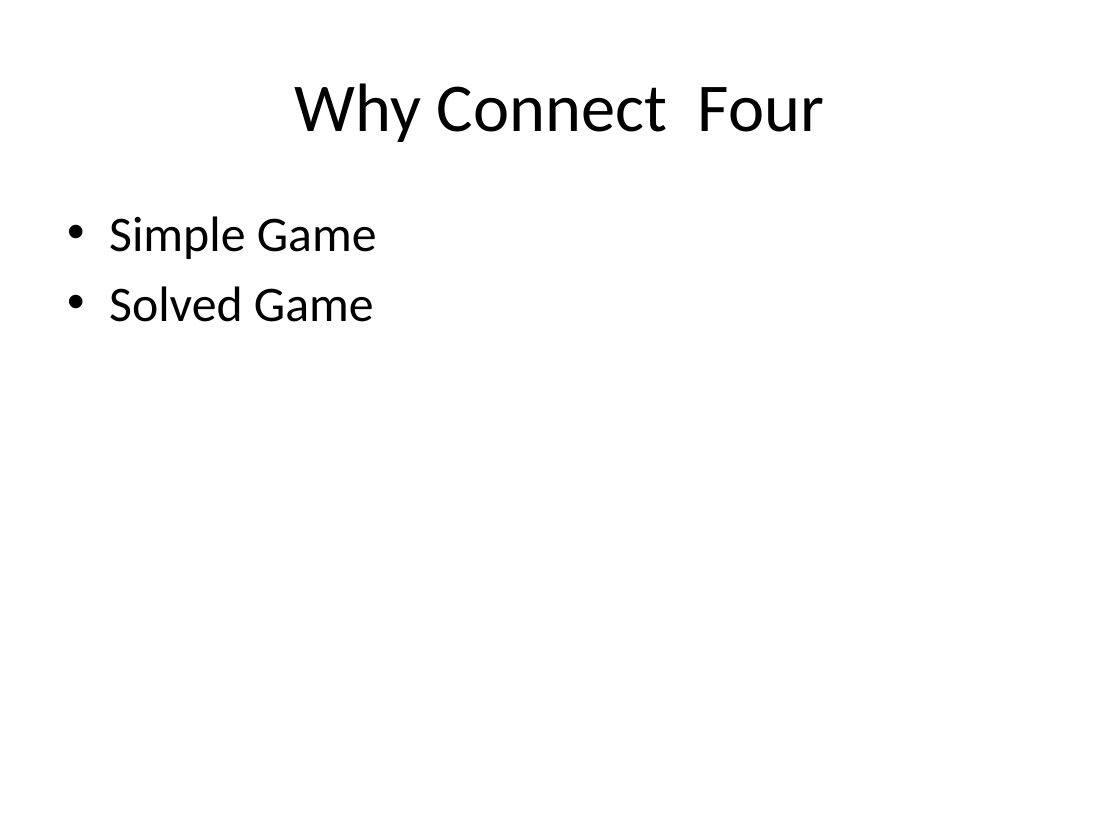
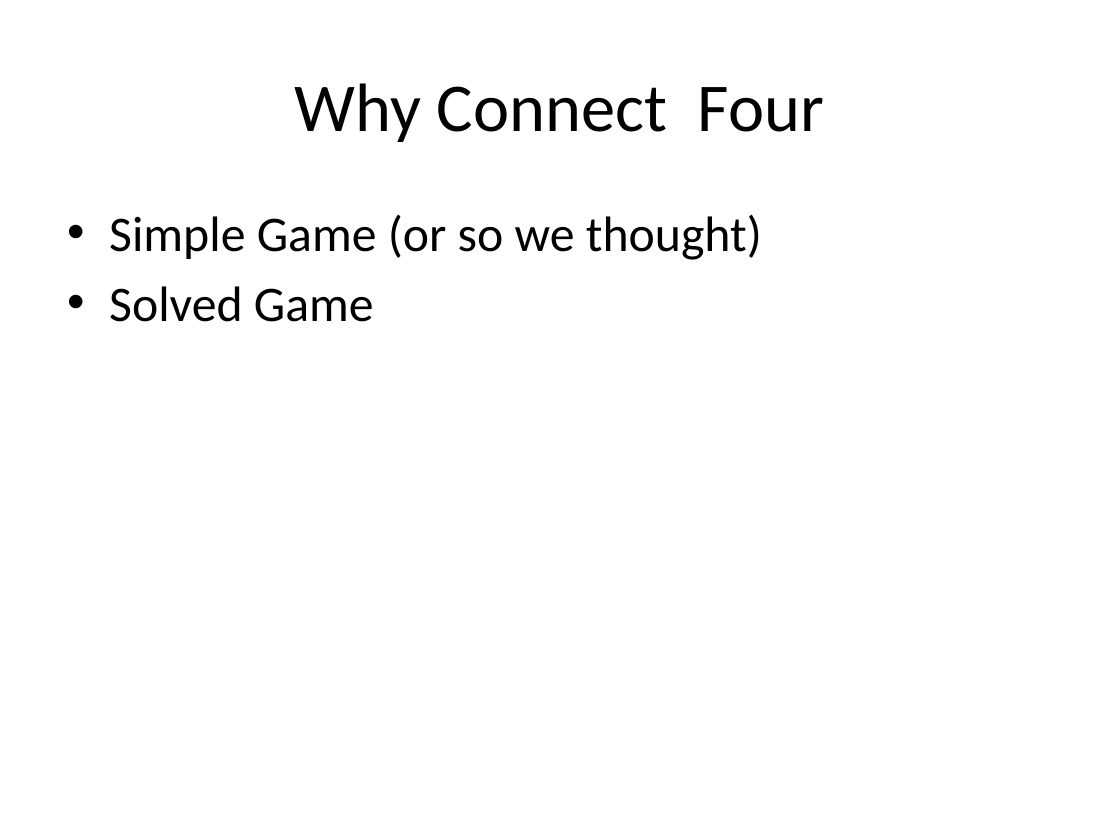
Before and after one commit to jjpearson8611/AI-Class-Projects, a slide deck: slide 3 of FinalProject/FinalProjectPresentation.pptx. Drawn at 1120x840 pixels with LibreOffice and Linux fonts; fonts in the diff are those of the drawing. Boxes give left, top, right and bottom in pixels: in the first picture for what was removed or moved away, otherwise in the second. Text is boxed around its words. In the diff, an @@ line names an element or a change of style, - is before the commit and + after.

```diff
--- a/FinalProject/FinalProjectPresentation.pptx
+++ b/FinalProject/FinalProjectPresentation.pptx
@@ text at <box>109,214,762,260</box>: text changed @@
-• Simple Game
+• Simple Game (or so we thought)
```
Also in this commit, not shown: 2 other slides changed, 1 slide added.
